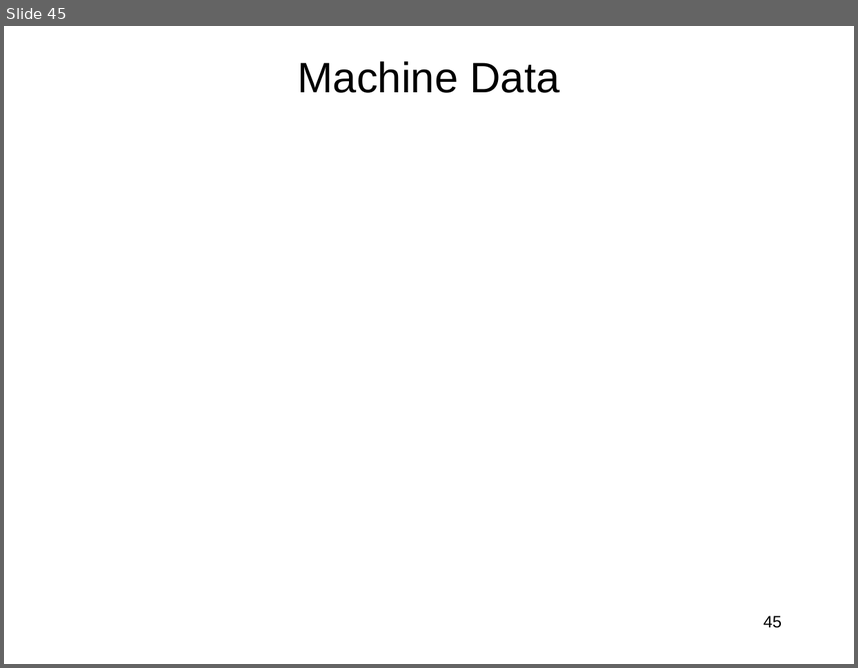
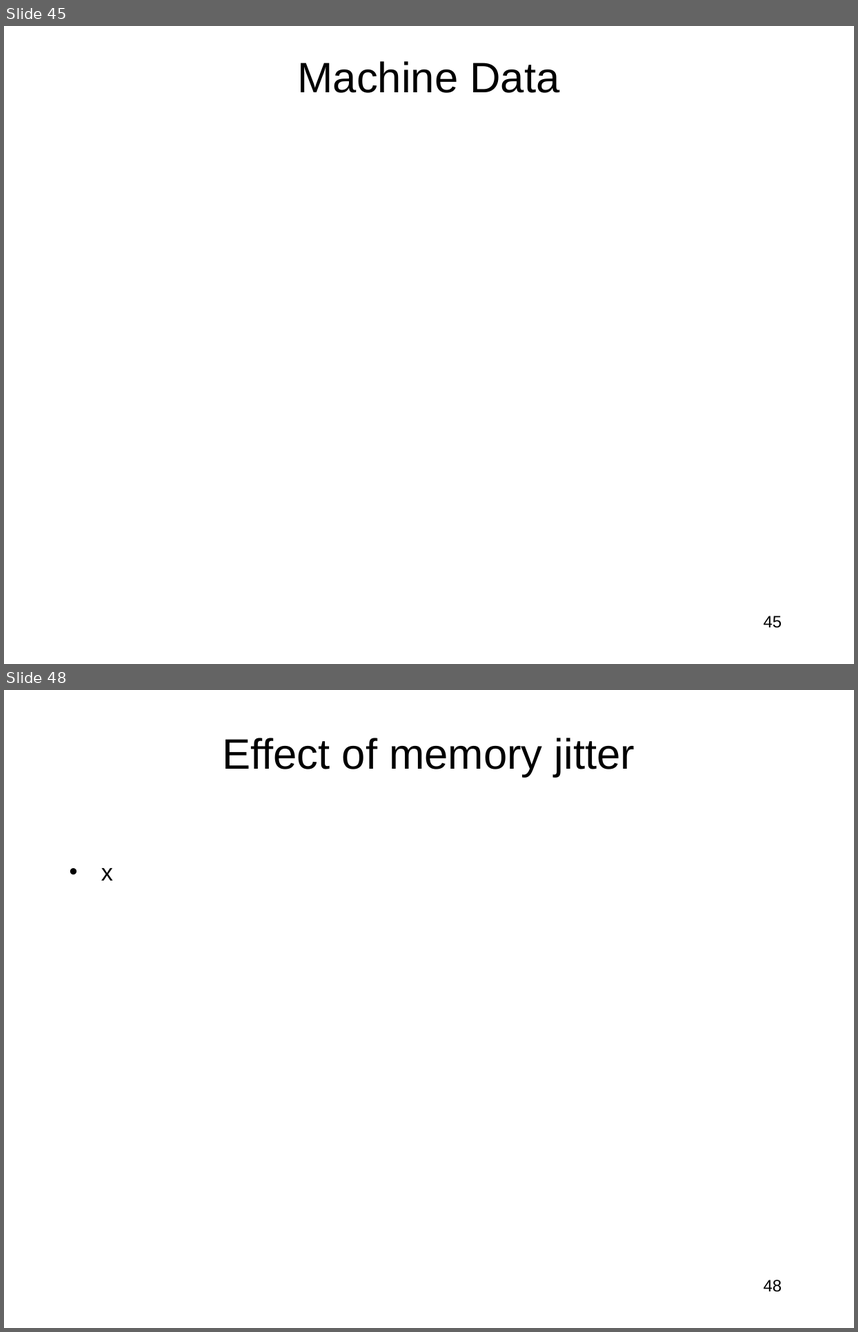
Before and after one commit to jlmucb/class_notes, a slide deck: BerkeleyClass/CS290Spring2013/Lectures/entropy_talk.pptx. Shown one above the other, each under a label of ours: slide 45 before the commit, slides 45 and 48 after it; the slides between them are not shown. The pictures are 858x668 and 858x1332 pixels, drawn with LibreOffice and Linux fonts; fonts in the diff are those of the drawing; grey boxes stand for pictures. Boxes give left, top, right and bottom in pixels: in the first picture for what was removed or moved away, otherwise in the second. Text is boxed around its words. In the diff, an @@ line names an element or a change of style, - is before the commit and + after.

```diff
--- a/BerkeleyClass/CS290Spring2013/Lectures/entropy_talk.pptx
+++ b/BerkeleyClass/CS290Spring2013/Lectures/entropy_talk.pptx
@@ slide 48 added at bbox=[4, 690, 854, 1328], background #FFFFFF @@
@@ title added at bbox=[223, 738, 635, 777], 36 pt, text #000000 @@
+Effect of memory jitter
@@ text added at bbox=[101, 868, 113, 880], 20 pt, text #000000 @@
+• x
@@ page number added at bbox=[764, 1279, 782, 1292], 14 pt, text #000000 @@
+48
```
Also in this commit, not shown: 1 slide changed, 3 other slides added, 1 other file.
